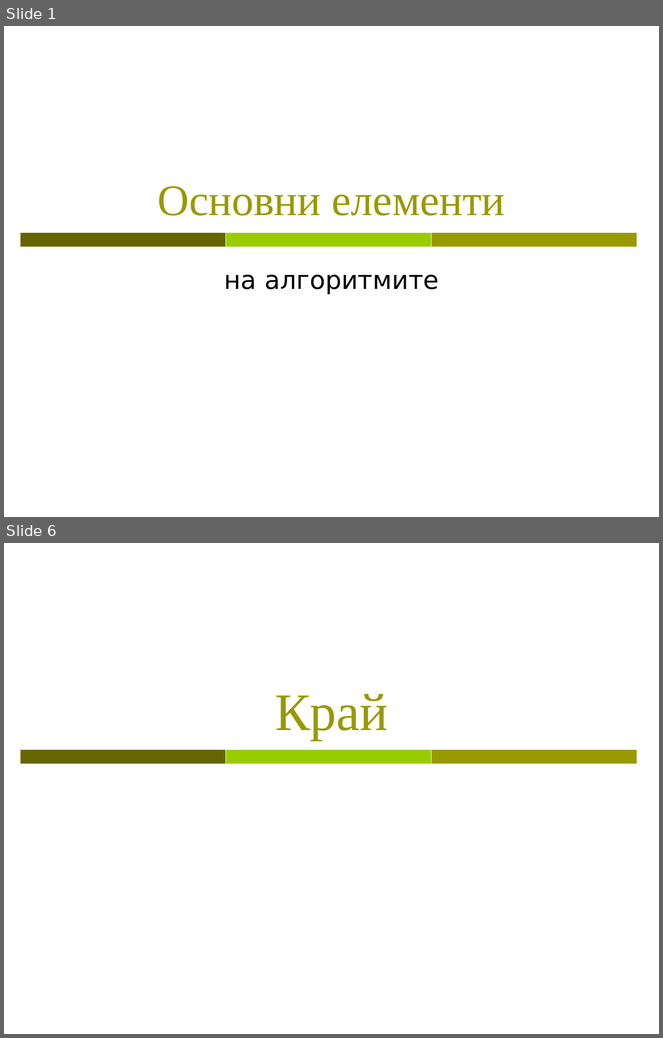
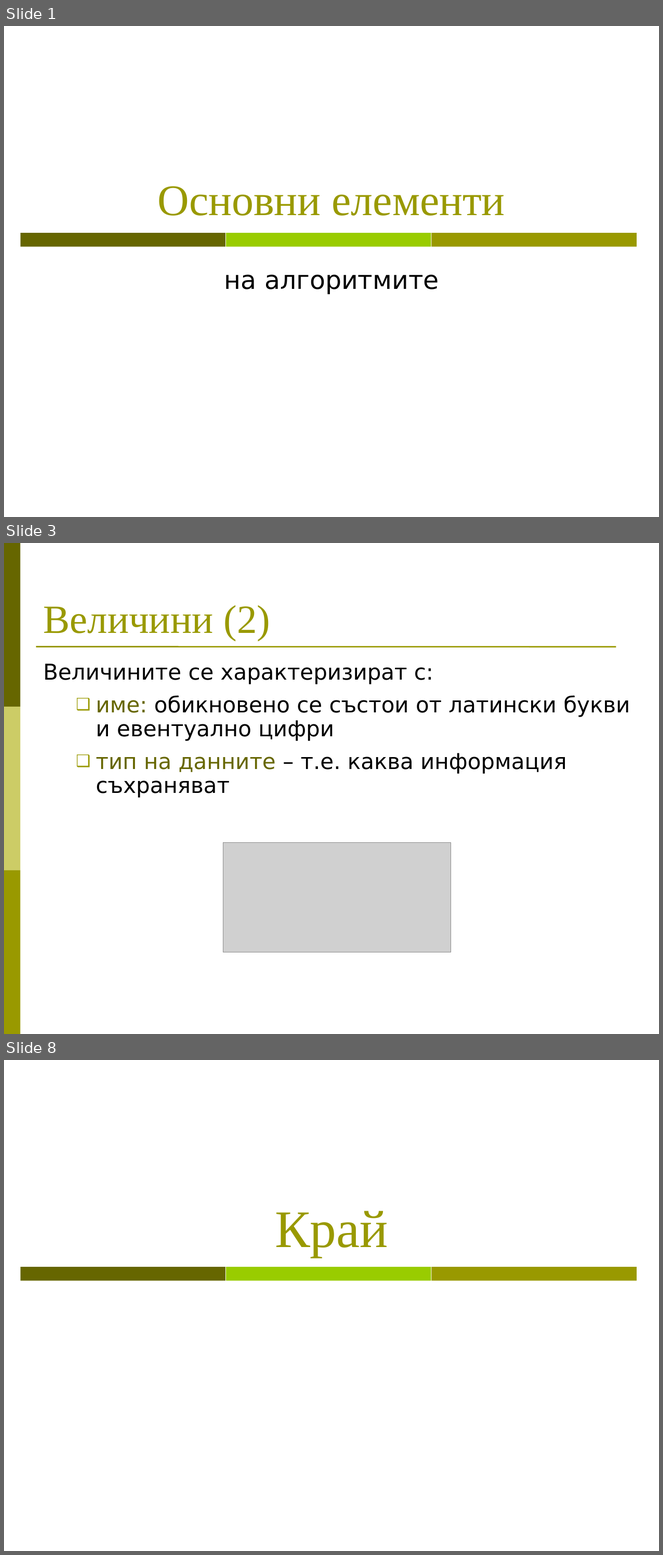
Before and after one commit to BG-IT-Edu/Free-Content, a slide deck: dmanolov/Информатика 8 клас (JavaScript)/03.Алгоритми/03.03.Елементи на един алгоритъм.ppt. Shown one above the other, each under a label of ours: slides 1 and 6 before the commit, slides 1, 3 and 8 after it; the slides between them are not shown. The pictures are 663x1038 and 663x1555 pixels, drawn with LibreOffice and Linux fonts; fonts in the diff are those of the drawing; grey boxes stand for pictures. Boxes give left, top, right and bottom in pixels: in the first picture for what was removed or moved away, otherwise in the second. Text is boxed around its words. In the diff, an @@ line names an element or a change of style, - is before the commit and + after.

```diff
--- a/dmanolov/Информатика 8 клас (JavaScript)/03.Алгоритми/03.03.Елементи на един алгоритъм.ppt
+++ b/dmanolov/Информатика 8 клас (JavaScript)/03.Алгоритми/03.03.Елементи на един алгоритъм.ppt
@@ slide 3 added at (4,543,659,1034), background #FFFFFF @@
@@ rectangle added at (4,543,21,707), fill #666600 @@
@@ text added at (43,605,270,641), 44 pt, text #999900 @@
+Величини (2)
@@ line added from (37, 646) to (616, 647), #999900 1.5 pt @@
@@ text added at (43,664,630,798), 24 pt, text #000000 @@
+Величините се характеризират с:
+  ❑ име: обикновено се състои от латински букви
+    и евентуално цифри
+  ❑ тип на данните – т.е. каква информация съхраняват
@@ rectangle added at (4,707,21,871), fill #CCCC66 @@
@@ picture added at (223,843,451,953) @@
@@ rectangle added at (4,871,21,1034), fill #999900 @@
@@ what was slide 6 is now slide 8 @@
```
Also in this commit, not shown: 4 slides changed, 1 other slide added, 13 other files.
